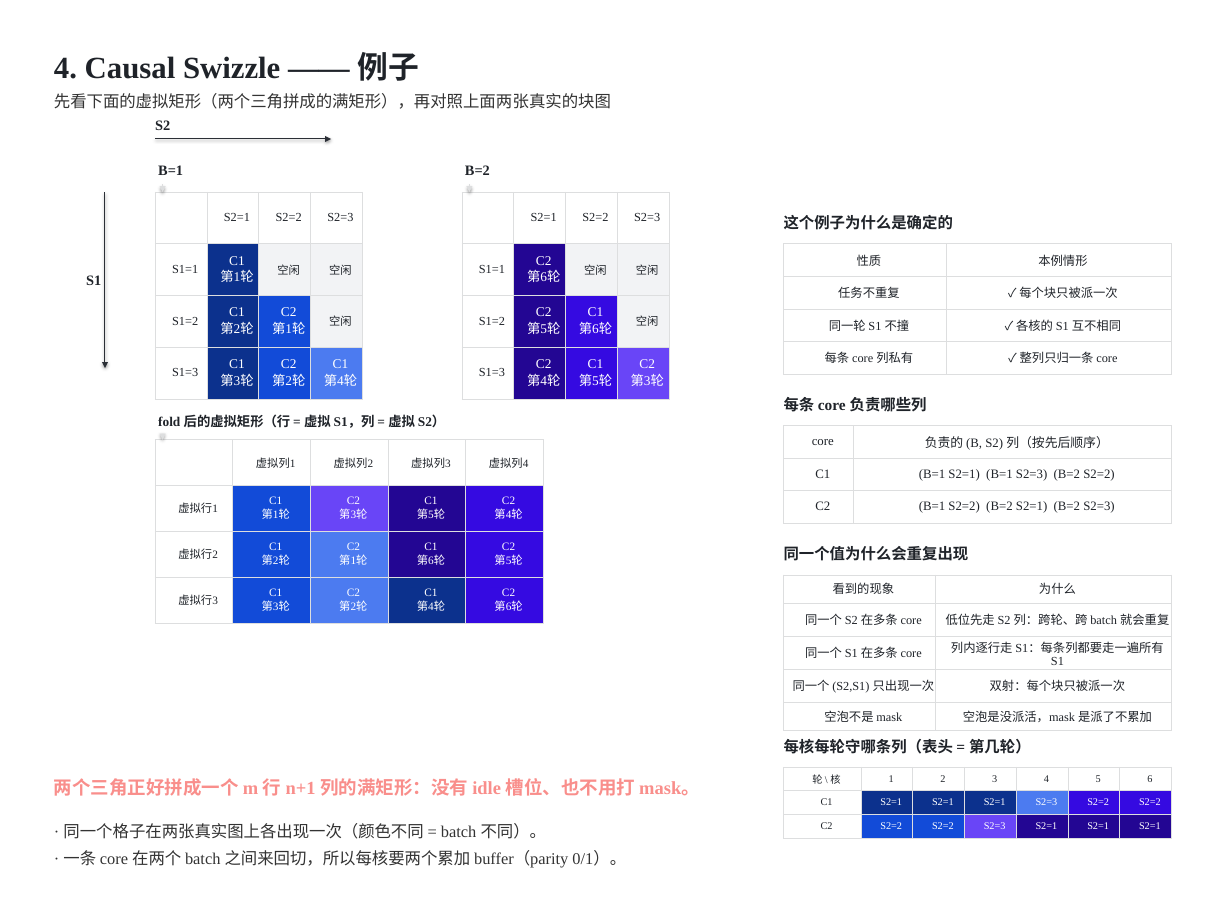
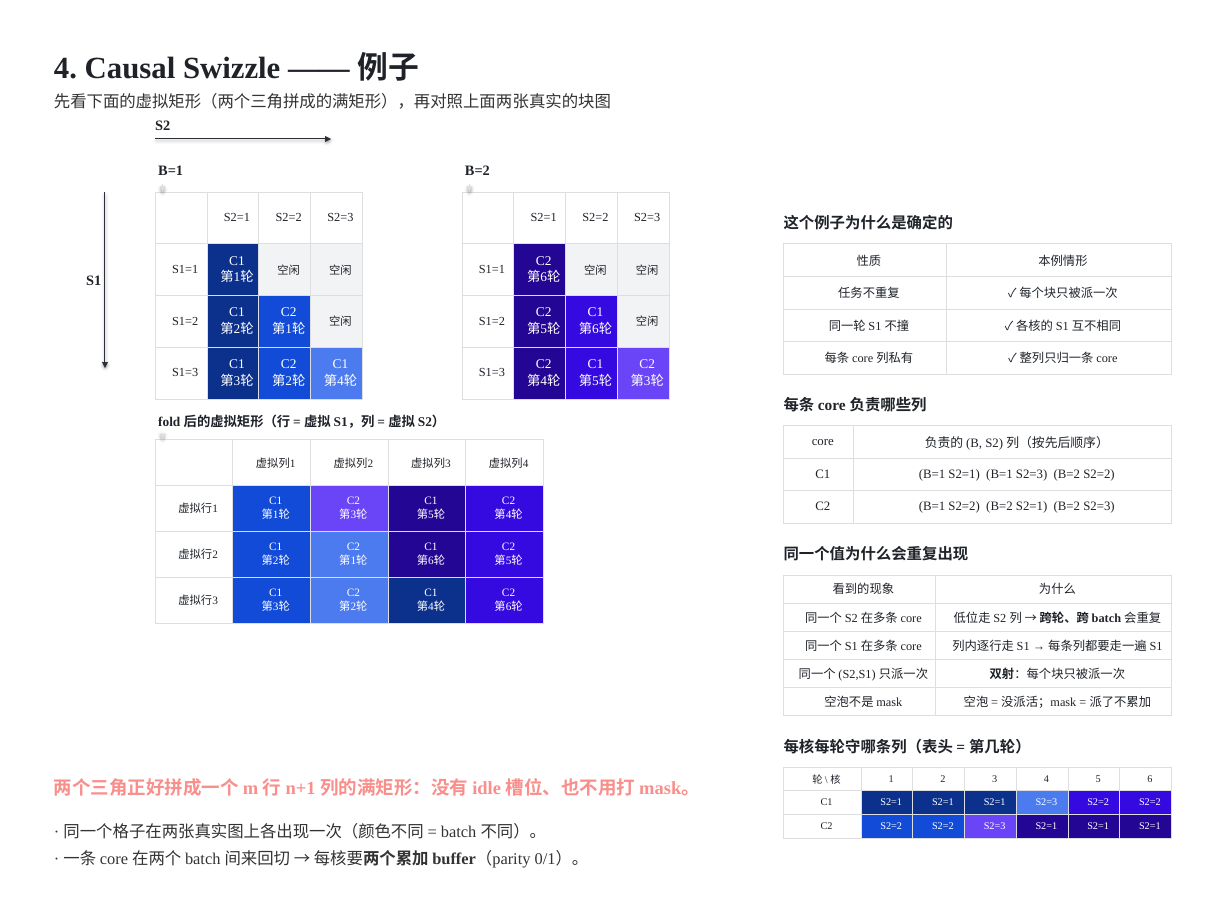
Before and after one commit to guomc9/SeeTen, a slide deck: slide 9 of cases/flash-attention-det-accum/out/v4-index-schedules.pptx. Drawn at 1232x924 pixels with LibreOffice and Linux fonts; fonts in the diff are those of the drawing. Boxes give left, top, right and bottom in pixels: in the first picture for what was removed or moved away, otherwise in the second. Text is boxed around its words. In the diff, an @@ line names an element or a change of style, - is before the commit and + after.

Commit message:
Add a cell-overflow check, inline emphasis, and a harder non-square example
- sd.check_cells(): per-cell check that text fits its cell - table cells do
  not wrap, so long text quietly runs across the neighbouring column and
  the frame check never sees it; run it next to check_layout (both zero)
- inline emphasis in text() and cell writers: **bold** and ==accent==, so
  explanations can be shortened and still make the point; applied across
  the case deck (why lines, read lines, repeat table)
- case deck: new page 5b, a harder non-square causal example
  (S1 4 blocks, S2 3 blocks, 3 cores, virtual height 2m-n+1 = 6, zero
  idle), where each core's virtual column spans two batches
- widened the columns that check_cells flagged

```diff
--- a/cases/flash-attention-det-accum/out/v4-index-schedules.pptx
+++ b/cases/flash-attention-det-accum/out/v4-index-schedules.pptx
@@ table at <box>783,575,1171,715</box> @@
-row 2, column 2: 低位先走 S2 列：跨轮、跨 batch 就会重复
+row 2, column 2: 低位走 S2 列 → 跨轮、跨 batch 会重复
-row 3, column 2: 列内逐行走 S1：每条列都要走一遍所有 S1
+row 3, column 2: 列内逐行走 S1 → 每条列都要走一遍 S1
-row 4, column 1: 同一个 (S2,S1) 只出现一次
+row 4, column 1: 同一个 (S2,S1) 只派一次
-row 5, column 2: 空泡是没派活，mask 是派了不累加
+row 5, column 2: 空泡 = 没派活；mask = 派了不累加
@@ bold on in "双射：每个块只被派一次" @@
@@ text at <box>63,850,589,867</box>: text changed @@
-· 一条 core 在两个 batch 之间来回切，所以每核要两个累加 buffer（parity 0/1）。
+· 一条 core 在两个 batch 间来回切 → 每核要两个累加 buffer（parity 0/1）。
```
Also in this commit, not shown: 15 other slides changed, 1 slide added, 7 other files.
